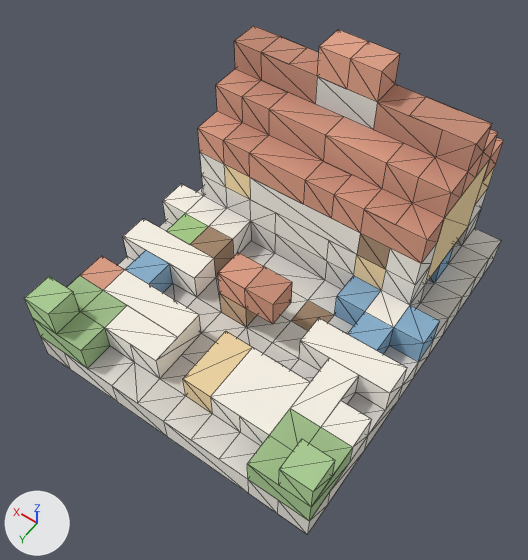
Renders of the glTF model client/public/models/market.l3.lite.glb from each side of a commit.
Both versions are drawn from a camera (50 mm lens) standing at (-4.01, 6.14, 10.03) and looking at (-0.13, 0.7, 1.49). Arrows for +X, +Y and +Z are at lower left; the lights stay in place. The picture after the commit comes second. Mesh edges are drawn as thin lines. Vertices at exactly the same position are counted once.

Names of what the first picture shows: 'market'.
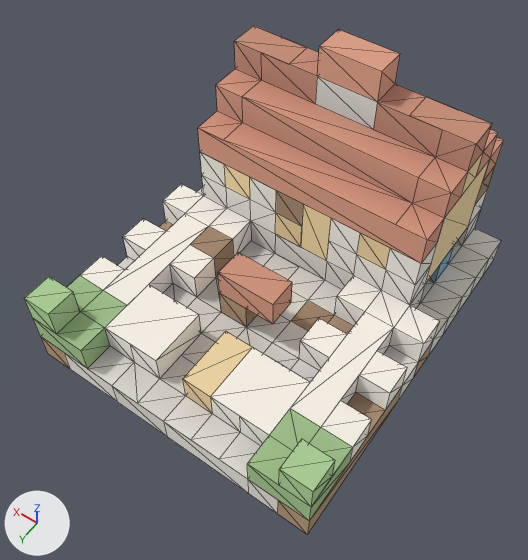
Where the newer file only moved an object's origin or applied its transform, the numbers keep the older frame.

Location of each change, [x1, y1, x2, y2] in pixels of the pictures (528 x 560 px):
part 1 of me_market, reshaped
    both: [104, 26, 435, 535]
part 2 of me_market, recoloured
    both: [41, 151, 495, 534]

The edits, one by one:
me_market is used by ob_market; location (0.0, 0.0, 0.0).
me_market had 398 vertices, 648 faces and spanned x -2.5..2.5, y -3.0..3.0, z 0.0..4.0.
me_market now has 363 vertices, 574 faces and spans x -2.5..2.5, y -3.0..3.0, z 0.0..4.0.
Part 1, on me_market:
41 vertices are removed from x -2.5..1.0, y -3.0..2.5, z 0.0..4.0.
150 faces are deleted.
6 new vertices lie (-0.5, 0.0, 0.0) away from vertices in x -1.0..1.5, y -3.0..-0.5, z 0.5..2.0.
76 new faces join them.
me_market part 2: 120 kept faces spanning x -2.5..2.5, y -3.0..3.0, z 0.0..4.0 get new vertex colours.
